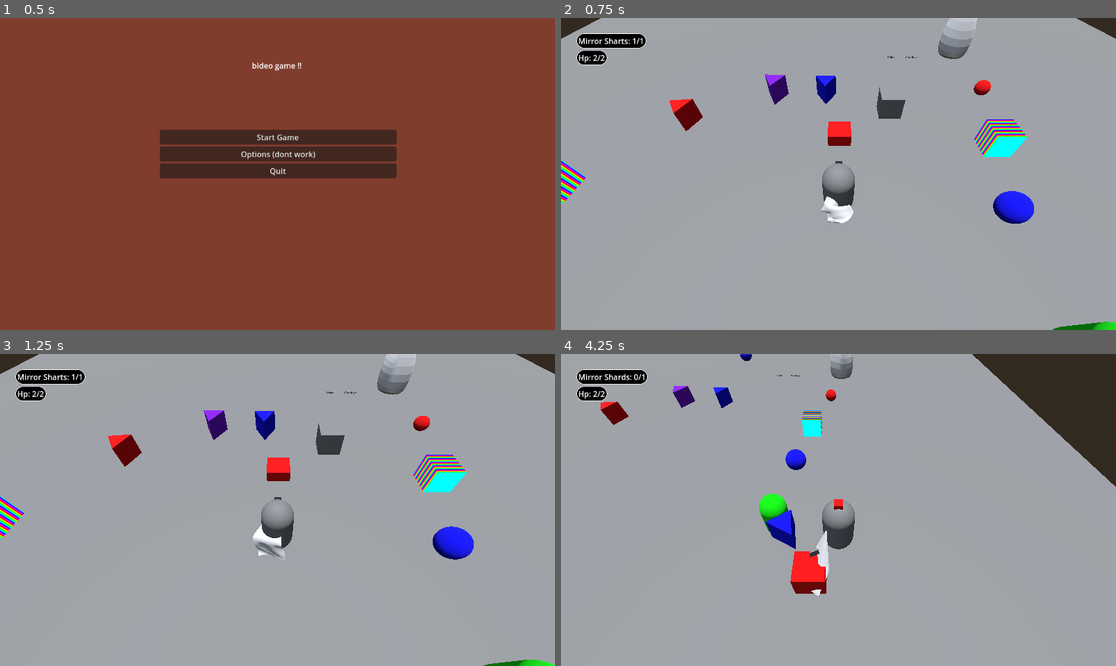
Above: before the commit, frames 1-4 (two rows, left to right).
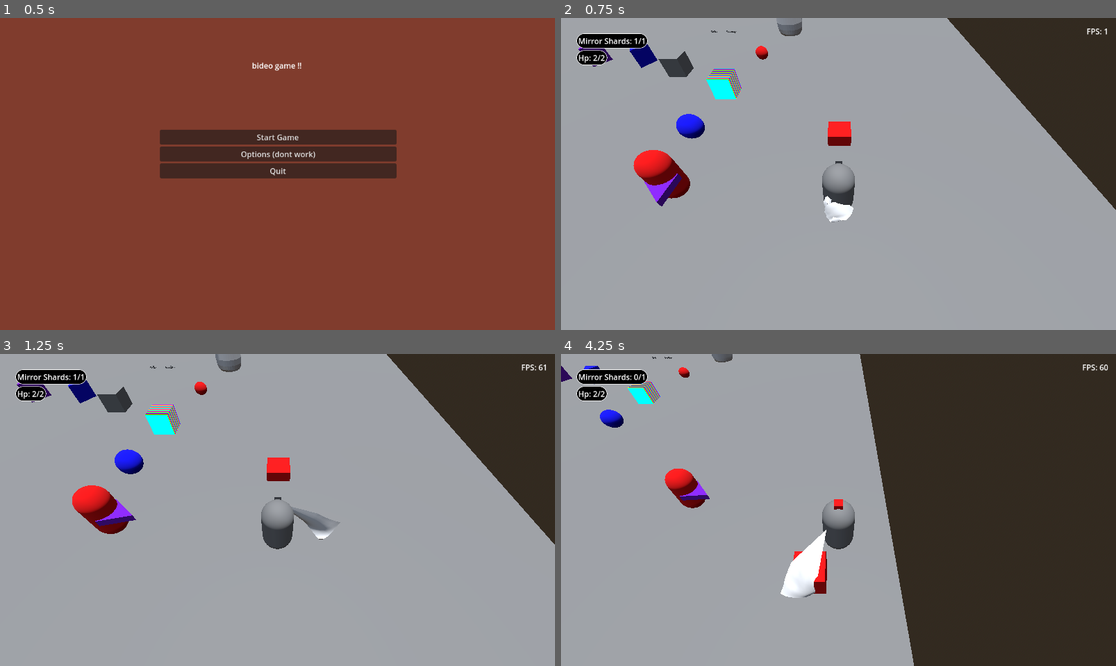
Above: after the commit, the same moments.

Repository: Puppyguarb/MetroidVaniaProjekt
Game: Godot game, scene res://mainmenu.tscn
Same seed, same stepped clock (60 frames per second), same inputs: the game is played once before the commit and once after it.
Inputs (mouse positions are in pixels of both pictures, inside the frame that each line leads up to):
- Up to frame 1 (0.5 s): no input
- Up to frame 2 (0.75 s): click "Start Game" at 0.5 s
- Up to frame 3 (1.25 s): no input
- Up to frame 4 (4.25 s): tap Enter (ui_accept) at 1.25, 1.52, 2.27, 3.77 s; move the mouse to (960, 494) at 1.27 s; hold D (ui_right) 1.28-2.03 s; hold E (Interact) 1.28-2.03 s; move the mouse to (727, 525) at 2.02 s; hold S (ui_down) 2.03-2.78 s; tap Shift (Dodge) at 2.1 s; tap E (Interact) at 2.3, 3.8 s; move the mouse to (894, 441) at 2.77 s; hold D (ui_right) 2.78-3.53 s; hold E (Interact) 2.78-3.53 s; move the mouse to (810, 572) at 3.52 s; hold W (ui_up) from 3.53 s (still down); click (810, 572) at 3.6 s

Frame 1 is identical in both runs. In frame 2, 16% of the frame differs, in the area x 0-100%, y 0-100%; in frame 3, 16%; in frame 4, 40%.

Commit message:
Changed player to layer 16, added basic enemy

Diff:
--- a/Actor/Button.tscn
+++ /dev/null
@@ -1,22 +0,0 @@
-[gd_scene load_steps=4 format=3 uid="uid://nw24pj0y8yvk"]
-
-[ext_resource type="Script" path="res://Actor/button.gd" id="1_qifok"]
-
-[sub_resource type="BoxShape3D" id="BoxShape3D_iujrj"]
-size = Vector3(2.28412, 1.24231, 1.81482)
-
-[sub_resource type="BoxMesh" id="BoxMesh_5hlby"]
-size = Vector3(1, 0.5, 1)
-
-[node name="Button" type="Node3D"]
-script = ExtResource("1_qifok")
-
-[node name="Area3D" type="Area3D" parent="."]
-
-[node name="CollisionShape3D" type="CollisionShape3D" parent="Area3D"]
-unique_name_in_owner = true
-transform = Transform3D(1, 0, 0, 0, 1, 0, 0, 0, 1, -0.113861, 0.121155, 0.0431519)
-shape = SubResource("BoxShape3D_iujrj")
-
-[node name="MeshInstance3D" type="MeshInstance3D" parent="Area3D"]
-mesh = SubResource("BoxMesh_5hlby")
--- a/Actors/Test_character.tscn
+++ b/Actors/Test_character.tscn
@@ -39,7 +39,9 @@
 
 [sub_resource type="BoxMesh" id="BoxMesh_w5j2j"]
 
-[node name="CharacterBody3D" type="CharacterBody3D"]
+[node name="Player" type="CharacterBody3D"]
+collision_layer = 32768
+collision_mask = 9
 script = ExtResource("1_j40xc")
 
 [node name="ParryBox" type="Area3D" parent="."]
--- /dev/null
+++ b/Actors/basic_enemy.gd
@@ -0,0 +1,54 @@
+extends CharacterBody3D
+
+
+const SPEED = 5.0
+const BRAKE_ACCELERATION = 4.0
+const ACCELERATION = 2.5
+const SPIN_RATE = 2.0
+func _physics_process(delta):
+	# Add the gravity.
+	if not is_on_floor():
+		velocity += get_gravity() * delta
+
+
+
+
+
+	# Safe to remove
+	face_player(delta)
+
+	if Input.is_action_pressed("Interact"):
+		move_toward_direction(delta)
+	else:
+		brake()
+
+	move_and_slide()
+
+
+func face_player(delta):
+	var dir = Singleton.player.global_position - global_position
+	var target_angle = atan2(dir.x, dir.z)
+	var current_angle = self.global_rotation.y
+	var raw_angle_diff = target_angle - current_angle
+	var angle_diff = wrap_angle(raw_angle_diff)
+	if angle_diff < -PI:
+		angle_diff += TAU
+
+	if angle_diff != 0:
+		global_rotation.y = move_toward(current_angle, current_angle + angle_diff, SPIN_RATE * delta)
+
+# Function to wrap angles between -π and π
+func wrap_angle(angle: float) -> float:
+	return fmod(angle + PI, 2 * PI) - PI
+
+# Needs to be in a physics loop!
+func move_toward_direction(delta):
+	var dir = Vector2.from_angle(global_rotation.y)#Singleton.player.global_position - global_position
+	dir = dir.normalized()
+	dir = Vector3(dir.y,0,dir.x)
+	velocity.x = move_toward(velocity.x,dir.x * SPEED,ACCELERATION)
+	velocity.z = move_toward(velocity.z,dir.z * SPEED,ACCELERATION)
+
+func brake():
+	velocity.x = move_toward(velocity.x, 0, BRAKE_ACCELERATION)
+	velocity.z = move_toward(velocity.z, 0, BRAKE_ACCELERATION)
--- /dev/null
+++ b/Actors/basic_enemy.tscn
@@ -0,0 +1,32 @@
+[gd_scene load_steps=7 format=3 uid="uid://dndv7txthxtfa"]
+
+[ext_resource type="Material" uid="uid://flq8j3d0aw7h" path="res://Materials/Red.tres" id="2_iql3c"]
+[ext_resource type="Script" path="res://Actors/basic_enemy.gd" id="2_k7ota"]
+[ext_resource type="Material" uid="uid://c1a6c4bk8tvx6" path="res://Materials/Purple.tres" id="3_yegvw"]
+
+[sub_resource type="CylinderShape3D" id="CylinderShape3D_5snjo"]
+
+[sub_resource type="CapsuleMesh" id="CapsuleMesh_b7g67"]
+
+[sub_resource type="PrismMesh" id="PrismMesh_n8nal"]
+
+[node name="CharacterBody3D" type="CharacterBody3D"]
+transform = Transform3D(1, 0, 0, 0, 1, 0, 0, 0, 1, 0, 1, 0)
+collision_layer = 8
+collision_mask = 32769
+script = ExtResource("2_k7ota")
+
+[node name="CollisionShape3D" type="CollisionShape3D" parent="."]
+shape = SubResource("CylinderShape3D_5snjo")
+
+[node name="MeshInstance3D" type="MeshInstance3D" parent="."]
+material_override = ExtResource("2_iql3c")
+mesh = SubResource("CapsuleMesh_b7g67")
+
+[node name="DirectionIndicatorParent" type="Node3D" parent="."]
+
+[node name="DirectionIndicator" type="MeshInstance3D" parent="DirectionIndicatorParent"]
+transform = Transform3D(1, 0, 0, 0, -4.37114e-08, -0.25, 0, 1, -1.09278e-08, 0, 0, 0.7)
+material_override = ExtResource("3_yegvw")
+mesh = SubResource("PrismMesh_n8nal")
+skeleton = NodePath("../..")
--- a/Actors/checkpoint_manager.gd
+++ b/Actors/checkpoint_manager.gd
@@ -16,6 +16,3 @@
 func get_last_checkpoint():
 	if checkpoints.size == 0:
 		return
-
-func spiderman_whyd_you_kill_that_guy():
-	pass
--- a/waltuh.gd
+++ b/Actors/legacy_basic_enemy.gd
@@ -23,5 +23,13 @@
 	#var dir:Vector3 = origin.global_position-global_position
 	var dir = Vector2.from_angle(global_rotation.y)
 	dir=dir.normalized()
-	set_linear_velocity(Vector3(dir.x,0,dir.y)*100)
+	#apply_impulse(Vector3(dir.x,0,dir.y)*100)
+	#set_linear_velocity(Vector3(dir.x,0,dir.y)*100)
+	printerr("Dingerooni")
 	#print(linear_velocity)
+
+func _physics_process(delta):
+	var dir = Vector2.from_angle(global_rotation.y)
+	#apply_central_force(Vector3(dir.x,0,dir.y)*10*delta)
+	set_linear_velocity(Vector3(dir.x,0,dir.y)*1)
+	printerr(linear_velocity)
--- /dev/null
+++ b/Actors/legacy_basic_enemy.tscn
@@ -0,0 +1,52 @@
+[gd_scene load_steps=8 format=3 uid="uid://tleg8bhcnima"]
+
+[ext_resource type="Material" uid="uid://cg81h1albtdku" path="res://Materials/Green.tres" id="1_suinb"]
+[ext_resource type="Script" path="res://Actors/legacy_basic_enemy.gd" id="2_k7ota"]
+
+[sub_resource type="PrismMesh" id="PrismMesh_357mm"]
+
+[sub_resource type="CylinderShape3D" id="CylinderShape3D_m8vyi"]
+
+[sub_resource type="StandardMaterial3D" id="StandardMaterial3D_aqv7h"]
+transparency = 1
+albedo_color = Color(1, 1, 1, 0.176471)
+
+[sub_resource type="CylinderMesh" id="CylinderMesh_md50j"]
+
+[sub_resource type="CapsuleMesh" id="CapsuleMesh_6at60"]
+material = ExtResource("1_suinb")
+
+[node name="BasicEnemy" type="RigidBody3D"]
+axis_lock_angular_x = true
+axis_lock_angular_z = true
+gravity_scale = 0.0
+can_sleep = false
+script = ExtResource("2_k7ota")
+
+[node name="Direction Facing" type="Node3D" parent="."]
+transform = Transform3D(1, 0, 0, 0, 1, 0, 0, 0, 1, 0, 0, 2)
+
+[node name="MeshInstance3D" type="MeshInstance3D" parent="Direction Facing"]
+transform = Transform3D(1, 0, 0, 0, -4.37114e-08, -0.25, 0, 1, -1.09278e-08, 0, 4.37114e-08, -1)
+mesh = SubResource("PrismMesh_357mm")
+
+[node name="Rotation Timer" type="Timer" parent="."]
+wait_time = 0.75
+autostart = true
+
+[node name="Movement Timer" type="Timer" parent="."]
+process_callback = 0
+autostart = true
+
+[node name="CollisionShape3D" type="CollisionShape3D" parent="."]
+shape = SubResource("CylinderShape3D_m8vyi")
+
+[node name="MeshInstance3D" type="MeshInstance3D" parent="CollisionShape3D"]
+material_override = SubResource("StandardMaterial3D_aqv7h")
+mesh = SubResource("CylinderMesh_md50j")
+
+[node name="MeshInstance3D" type="MeshInstance3D" parent="."]
+mesh = SubResource("CapsuleMesh_6at60")
+
+[connection signal="timeout" from="Rotation Timer" to="." method="_on_rotation_timer_timeout"]
+[connection signal="timeout" from="Movement Timer" to="." method="_on_movement_timer_timeout"]
--- a/Mane.tscn
+++ b/Mane.tscn
@@ -5,7 +5,7 @@
 [ext_resource type="Material" uid="uid://bcyw470ychbr6" path="res://Materials/Blue.tres" id="3_6gxs1"]
 [ext_resource type="PackedScene" uid="uid://c2ryv45tgr5u5" path="res://mirror_shard_collectible.tscn" id="3_8c47k"]
 [ext_resource type="Material" uid="uid://c1a6c4bk8tvx6" path="res://Materials/Purple.tres" id="4_3uray"]
-[ext_resource type="PackedScene" uid="uid://tleg8bhcnima" path="res://waltuh.tscn" id="4_x70ej"]
+[ext_resource type="PackedScene" uid="uid://dndv7txthxtfa" path="res://Actors/basic_enemy.tscn" id="4_x70ej"]
 [ext_resource type="PackedScene" uid="uid://cxka03nbevc3u" path="res://spittah_bullet.tscn" id="5_b4ikc"]
 [ext_resource type="PackedScene" uid="uid://cy61bit7sw74g" path="res://UI/game_hud.tscn" id="8_wjx33"]
 [ext_resource type="PackedScene" uid="uid://dryv6xbgxn608" path="res://3DModels/monk-E-snake.fbx" id="9_nsgqv"]
@@ -25,9 +25,10 @@
 background_mode = 2
 sky = SubResource("Sky_7qf2q")
 
+[sub_resource type="BoxShape3D" id="BoxShape3D_f0a8o"]
+size = Vector3(42.5259, 1, 51.8673)
+
 [sub_resource type="BoxMesh" id="BoxMesh_v6ecm"]
-
-[sub_resource type="BoxShape3D" id="BoxShape3D_f0a8o"]
 
 [sub_resource type="CylinderShape3D" id="CylinderShape3D_7sfnh"]
 height = 4.96019
@@ -44,7 +45,8 @@
 
 [node name="Node3D" type="Node3D"]
 
-[node name="CharacterBody3D" parent="." instance=ExtResource("1_xp2jq")]
+[node name="Player" parent="." instance=ExtResource("1_xp2jq")]
+transform = Transform3D(1, 0, 0, 0, 1, 0, 0, 0, 1, 11.5529, 0, 3.8547)
 
 [node name="WorldEnvironment" type="WorldEnvironment" parent="."]
 environment = SubResource("Environment_cab8o")
@@ -52,14 +54,16 @@
 [node name="DirectionalLight3D" type="DirectionalLight3D" parent="."]
 transform = Transform3D(0.999996, 0.00156886, -0.00225979, 0.00225267, 0.00457733, 0.999987, 0.00157918, -0.999989, 0.00457377, 0, 6.09085, 0)
 
-[node name="MeshInstance3D" type="MeshInstance3D" parent="."]
-transform = Transform3D(42.5259, 0, 0, 0, 1, 0, 0, 0, 51.8673, 0, -1.6487, 0)
+[node name="StaticBody3D" type="StaticBody3D" parent="."]
+transform = Transform3D(1, 0, 0, 0, 1, 0, 0, 0, 1, 0, -1.6487, 0)
+
+[node name="CollisionShape3D" type="CollisionShape3D" parent="StaticBody3D"]
+shape = SubResource("BoxShape3D_f0a8o")
+
+[node name="MeshInstance3D" type="MeshInstance3D" parent="StaticBody3D"]
+transform = Transform3D(42.5259, 0, 0, 0, 1, 0, 0, 0, 51.8673, 0, 0, 0)
 mesh = SubResource("BoxMesh_v6ecm")
-
-[node name="StaticBody3D" type="StaticBody3D" parent="MeshInstance3D"]
-
-[node name="CollisionShape3D" type="CollisionShape3D" parent="MeshInstance3D/StaticBody3D"]
-shape = SubResource("BoxShape3D_f0a8o")
+skeleton = NodePath("../..")
 
 [node name="Spitter" parent="." instance=ExtResource("2_dm7y5")]
 transform = Transform3D(1, 0, 0, 0, -4.37114e-08, -1, 0, 1, -4.37114e-08, -0.641172, -0.44468, -6.32213)
@@ -70,6 +74,7 @@
 transform = Transform3D(0.998289, -0.0584696, 2.55584e-09, 1.42329e-15, -4.37114e-08, -1, 0.0584696, 0.998289, -4.36366e-08, -3.10861, -0.204136, -5.94241)
 material_override = ExtResource("4_3uray")
 spit_tier = 2
+auto_fire = false
 
 [node name="Spitter3" parent="." instance=ExtResource("2_dm7y5")]
 transform = Transform3D(0.992117, 0.125317, -5.47772e-09, -2.10066e-15, -4.37114e-08, -1, -0.125317, 0.992117, -4.33668e-08, -7.00763, -0.497024, -4.30159)
@@ -77,9 +82,6 @@
 
 [node name="Mirror Shard Collectible" parent="." instance=ExtResource("3_8c47k")]
 transform = Transform3D(1, 0, 0, 0, 1, 0, 0, 0, 1, 7, -0.125438, -6)
-
-[node name="Waltuh" parent="." instance=ExtResource("4_x70ej")]
-transform = Transform3D(1, 0, 0, 0, 1, 0, 0, 0, 1, 5.05313, 0.297688, 4.09838)
 
 [node name="RigidBody3D" parent="." instance=ExtResource("5_b4ikc")]
 transform = Transform3D(1, 0, 0, 0, 1, 0, 0, 0, 1, 5.39186, -0.292377, 0.549472)
@@ -134,4 +136,7 @@
 [node name="MeshInstance3D" type="MeshInstance3D" parent="Checkpoint2"]
 mesh = SubResource("BoxMesh_621xh")
 
+[node name="CharacterBody3D2" parent="." instance=ExtResource("4_x70ej")]
+transform = Transform3D(1, 0, 0, 0, 1, 0, 0, 0, 1, 5.7012, -0.1487, 3.26179)
+
 [connection signal="body_entered" from="Node3D/Area3D" to="Node3D" method="_on_area_3d_body_entered"]
--- a/UI/dialogue_ui.gd
+++ b/UI/dialogue_ui.gd
@@ -9,6 +9,8 @@
 var current_shown_characters = 0.0
 var current_dialogue = []
 var dialogue_index = 0
+
+
 
 # Called when the node enters the scene tree for the first time.
 func _ready():
--- a/UI/game_hud.gd
+++ b/UI/game_hud.gd
@@ -4,6 +4,8 @@
 @onready var mirror_shard_label = %MirrorShardLabel
 @onready
 var health_label = %HealthLabel
+
+@onready var fps_counter = %FPSCounter
 
 # Called when the node enters the scene tree for the first time.
 func _ready():
@@ -22,4 +24,4 @@
 
 # Called every frame. 'delta' is the elapsed time since the previous frame.
 func _process(delta):
-	pass
+	fps_counter.set_text("FPS: %d" % [Engine.get_frames_per_second()])
--- a/UI/game_hud.tscn
+++ b/UI/game_hud.tscn
@@ -50,7 +50,7 @@
 layout_mode = 2
 size_flags_horizontal = 0
 size_flags_vertical = 0
-text = "Mirror Sharts: 1/1"
+text = "Mirror Shards: 1/1"
 script = ExtResource("1_ul12r")
 
 [node name="PanelContainer2" type="PanelContainer" parent="MarginContainer/VBoxContainer"]
@@ -68,3 +68,18 @@
 script = ExtResource("2_rh15b")
 
 [node name="DialogueUI" parent="." instance=ExtResource("4_qaad3")]
+
+[node name="MarginContainer2" type="MarginContainer" parent="."]
+anchors_preset = 1
+anchor_left = 1.0
+anchor_right = 1.0
+offset_left = -40.0
+offset_bottom = 40.0
+grow_horizontal = 0
+theme_override_constants/margin_top = 16
+theme_override_constants/margin_right = 16
+
+[node name="FPSCounter" type="Label" parent="MarginContainer2"]
+unique_name_in_owner = true
+layout_mode = 2
+text = "FPS: "
--- a/character_body_3d.gd
+++ b/character_body_3d.gd
@@ -51,10 +51,12 @@
 
 func invuln(time):
 	invulnerable = 1
-	set_collision_layer_value(1,false)
+	set_collision_layer_value(16,false)
+	set_collision_mask_value(4,false) # Enemy Collision
 	%Area3D.set_collision_mask_value(2,false)
 	await get_tree().create_timer(time).timeout
-	set_collision_layer_value(1,true)
+	set_collision_layer_value(16,true)
+	set_collision_mask_value(4,true) # Enemy Collision
 	%Area3D.set_collision_mask_value(2,true)
 	invulnerable = 0
 
--- a/checkpoint.tscn
+++ b/checkpoint.tscn
@@ -8,6 +8,7 @@
 script = ExtResource("1_x2qfr")
 
 [node name="Area3D" type="Area3D" parent="."]
+collision_mask = 32768
 
 [node name="CollisionShape3D" type="CollisionShape3D" parent="Area3D"]
 shape = SubResource("BoxShape3D_t0l8y")
--- a/mirror_shard_collectible.tscn
+++ b/mirror_shard_collectible.tscn
@@ -18,7 +18,7 @@
 [node name="Area3D" type="Area3D" parent="."]
 transform = Transform3D(1.4, 0, 0, 0, 1.4, 0, 0, 0, 1.4, 0, 0, 0)
 collision_layer = 9
-collision_mask = 9
+collision_mask = 32769
 
 [node name="CollisionShape3D" type="CollisionShape3D" parent="Area3D"]
 shape = SubResource("BoxShape3D_t7sps")
--- a/project.godot
+++ b/project.godot
@@ -90,6 +90,8 @@
 [layer_names]
 
 3d_physics/layer_2="Bullet"
+3d_physics/layer_4="Enemy"
+3d_physics/layer_16="Player"
 
 [rendering]
 
--- a/spittah.gd
+++ b/spittah.gd
@@ -6,15 +6,25 @@
 const PURPLE_MAT = preload("res://Materials/Purple.tres")
 @onready var direction = %Direction
 @export_range(1,3) var spit_tier : int : set = set_spit_tier
+#@onready var fire_timer = %Timer
+@export var auto_fire = true : set = set_auto_fire
 
-func _on_timer_timeout() -> void: #this function spawns bullets
+func set_auto_fire(value):
+	if auto_fire != value:
+		%Timer.autostart = value
+		auto_fire = value
+
+func fire():
 	var dir = direction.global_position - global_position
 	var bullet = BULLET.instantiate()
 	bullet.origin = self
 	bullet.set_tier(spit_tier)
 	Singleton.player.get_parent().add_child(bullet)
-	bullet.global_position = self.global_position #lines 9 and 10 decide the direction and force of the bullet
+	bullet.global_position = self.global_position
 	bullet.apply_central_force(Vector3(dir*360))
+
+func _on_timer_timeout() -> void: #this function spawns bullets
+	fire()
 
 func _on_area_3d_body_entered(body: Node3D) -> void: #this detects and deletes parried bullets
 	if body is not Bullet:
--- a/spittah.tscn
+++ b/spittah.tscn
@@ -14,6 +14,7 @@
 script = ExtResource("1_0v3w8")
 
 [node name="Timer" type="Timer" parent="."]
+unique_name_in_owner = true
 wait_time = 2.0
 autostart = true
 
--- a/spittah_bullet.tscn
+++ b/spittah_bullet.tscn
@@ -9,7 +9,7 @@
 
 [node name="RigidBody3D" type="RigidBody3D"]
 collision_layer = 2
-collision_mask = 9
+collision_mask = 32769
 gravity_scale = 0.0
 script = ExtResource("1_4xapq")
 
--- a/waltuh.tscn
+++ /dev/null
@@ -1,40 +0,0 @@
-[gd_scene load_steps=7 format=3 uid="uid://tleg8bhcnima"]
-
-[ext_resource type="Material" uid="uid://cg81h1albtdku" path="res://Materials/Green.tres" id="1_suinb"]
-[ext_resource type="Script" path="res://waltuh.gd" id="2_k7ota"]
-[ext_resource type="PackedScene" uid="uid://b6lxmc6t5c1i8" path="res://spittah.tscn" id="3_s5fga"]
-[ext_resource type="Material" uid="uid://bcyw470ychbr6" path="res://Materials/Blue.tres" id="3_x6s1h"]
-
-[sub_resource type="CapsuleShape3D" id="CapsuleShape3D_ty46y"]
-
-[sub_resource type="CapsuleMesh" id="CapsuleMesh_6at60"]
-material = ExtResource("1_suinb")
-
-[node name="Waltuh" type="RigidBody3D"]
-collision_layer = 4
-script = ExtResource("2_k7ota")
-
-[node name="Spitter" parent="." instance=ExtResource("3_s5fga")]
-transform = Transform3D(1, 0, 0, 0, -4.37114e-08, -1, 0, 1, -4.37114e-08, 0, 0, 0.984865)
-material_override = ExtResource("3_x6s1h")
-spit_tier = 1
-
-[node name="Direction Facing" type="Node3D" parent="."]
-transform = Transform3D(1, 0, 0, 0, 1, 0, 0, 0, 1, 0, 0, 2)
-
-[node name="Rotation Timer" type="Timer" parent="."]
-wait_time = 0.75
-autostart = true
-
-[node name="Movement Timer" type="Timer" parent="."]
-process_callback = 0
-autostart = true
-
-[node name="CollisionShape3D" type="CollisionShape3D" parent="."]
-shape = SubResource("CapsuleShape3D_ty46y")
-
-[node name="MeshInstance3D" type="MeshInstance3D" parent="."]
-mesh = SubResource("CapsuleMesh_6at60")
-
-[connection signal="timeout" from="Rotation Timer" to="." method="_on_rotation_timer_timeout"]
-[connection signal="timeout" from="Movement Timer" to="." method="_on_movement_timer_timeout"]
